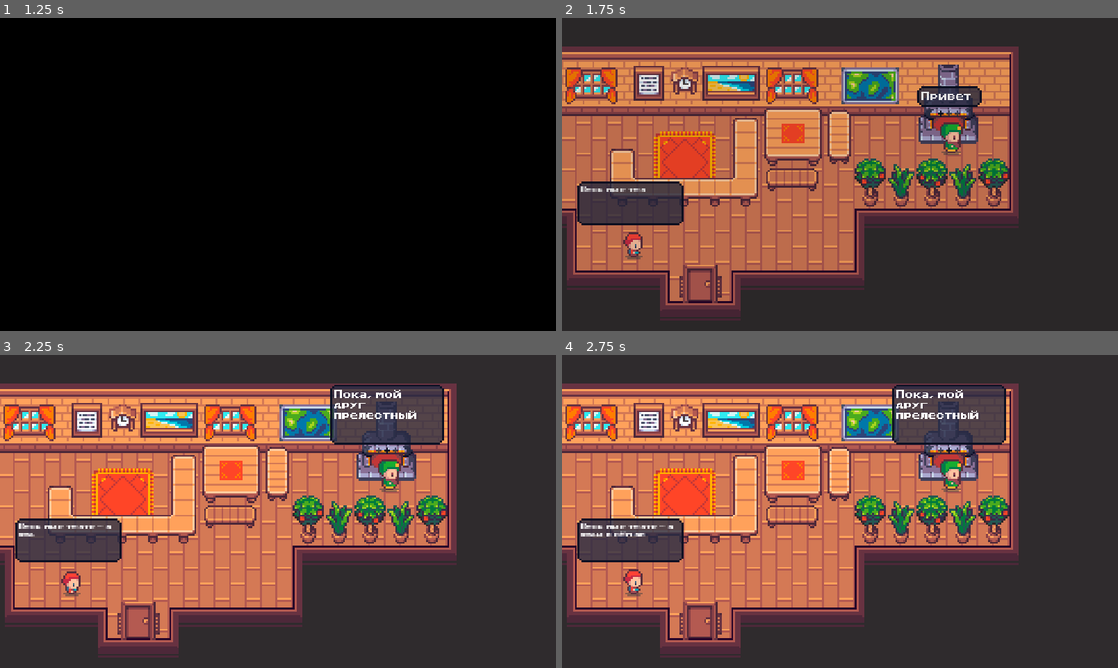
Above: before the commit, frames 1-4 (two rows, left to right).
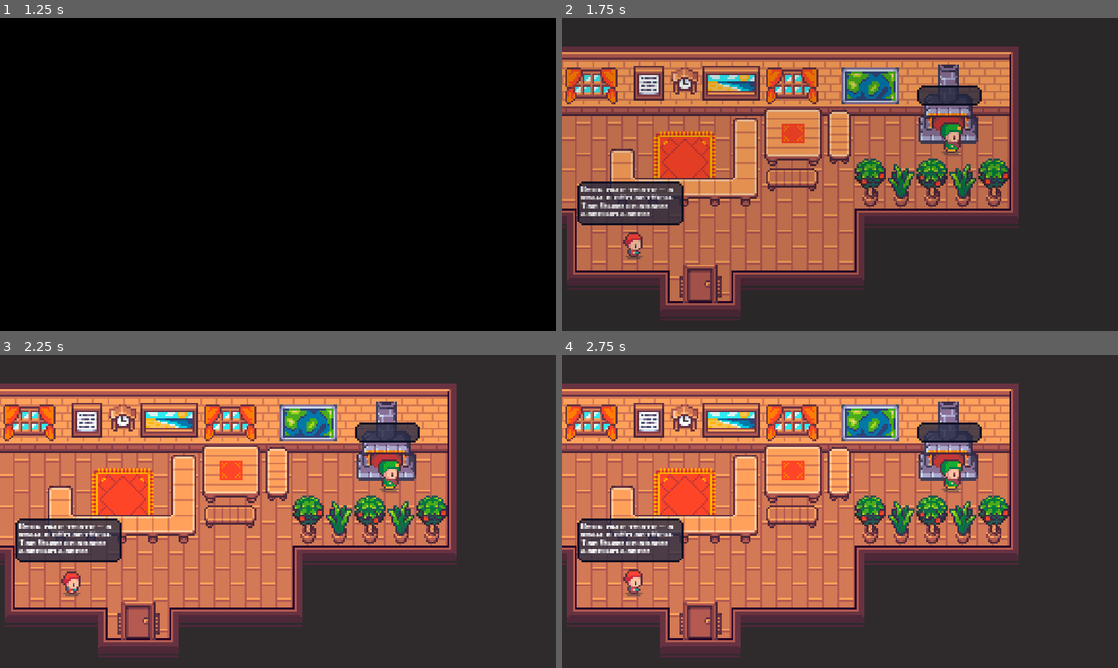
Above: after the commit, the same moments.

Repository: NepiC09/ASPI-PROLOGUE
Game: Godot game, scene res://GUI/Main Menu/Main Menu.tscn
The game is run twice, just before and just after one commit, with the same random seed, the same clock (stepped at 60 frames per second) and the same inputs.
Inputs (mouse positions are in pixels of both pictures, inside the frame that each line leads up to):
- Up to frame 1 (1.25 s): click "NEW GAME" at 0.5 s
- Up to frame 2 (1.75 s): click (928, 115) at 1.27 s
- Up to frame 3 (2.25 s): click (405, 452) at 2.02 s
- Up to frame 4 (2.75 s): no input

Frame 1 is identical in both runs. In frame 2, 0.9% of the frame differs, in the area x 3-76%, y 21-64%; in frame 3, 3.8%, in the area x 3-80%, y 9-64%; in frame 4, 3.8%.

Commit message:
dialog remake v0.65

Diff:
--- a/Characters/Player/Player.gd
+++ b/Characters/Player/Player.gd
@@ -25,11 +25,6 @@
 func _ready():
 	_playerStats.player = self #установка глобальной ссылки на игрока
 	position = _playerStats.spawnPosition #спавн игрока в нужной позиции
-
-	textBox.numberOfAnswers = 3
-	textBox._speach1 = "Привет"
-	textBox._speach2 = "Пока, мой друг прелестный"
-	textBox._speach3 = "Ой, скучно мне очень, новая линия линия"
 
 func _physics_process(delta):
 	match state:
--- a/Characters/Player/Player.tscn
+++ b/Characters/Player/Player.tscn
@@ -263,7 +263,7 @@
 parameters/Run/blend_position = Vector2( 0, 0 )
 
 [node name="TextBox" type="Node2D" parent="."]
-position = Vector2( 0, -57 )
+position = Vector2( 0, -58 )
 script = ExtResource( 7 )
 
 [node name="BackPanel" type="PanelContainer" parent="TextBox"]
@@ -283,40 +283,11 @@
 size_flags_vertical = 0
 custom_fonts/normal_font = ExtResource( 8 )
 bbcode_enabled = true
-bbcode_text = "Привет"
-text = "Привет"
 fit_content_height = true
 scroll_active = false
 
-[node name="Speach2" type="RichTextLabel" parent="TextBox/BackPanel"]
-margin_left = 6.0
-margin_top = 6.0
-margin_right = 94.0
-margin_bottom = 25.0
-size_flags_horizontal = 3
-size_flags_vertical = 0
-custom_fonts/normal_font = ExtResource( 8 )
-bbcode_enabled = true
-bbcode_text = "Привет"
-text = "Привет"
-fit_content_height = true
-scroll_active = false
-
-[node name="Speach3" type="RichTextLabel" parent="TextBox/BackPanel"]
-margin_left = 6.0
-margin_top = 6.0
-margin_right = 94.0
-margin_bottom = 25.0
-size_flags_horizontal = 3
-size_flags_vertical = 0
-custom_fonts/normal_font = ExtResource( 8 )
-bbcode_enabled = true
-bbcode_text = "Привет"
-text = "Привет"
-fit_content_height = true
-scroll_active = false
-
 [node name="LeftButton" type="Button" parent="TextBox"]
+visible = false
 self_modulate = Color( 0.14902, 0.168627, 0.266667, 1 )
 margin_left = -39.0
 margin_top = -8.0
@@ -329,6 +300,7 @@
 custom_styles/normal = SubResource( 25 )
 
 [node name="RightButton" type="Button" parent="TextBox"]
+visible = false
 self_modulate = Color( 0.14902, 0.168627, 0.266667, 1 )
 margin_left = 39.0
 margin_top = -8.0
@@ -349,27 +321,29 @@
 alignment = 1
 
 [node name="Select1" type="Control" parent="TextBox/SelectContainer"]
-modulate = Color( 0.14902, 0.168627, 0.266667, 1 )
-margin_left = 2.0
-margin_right = 11.0
-margin_bottom = 9.0
-rect_min_size = Vector2( 9, 9 )
-
-[node name="NonSelected" type="Sprite" parent="TextBox/SelectContainer/Select1"]
-texture = ExtResource( 5 )
-centered = false
-
-[node name="Selected" type="Sprite" parent="TextBox/SelectContainer/Select1"]
-texture = ExtResource( 6 )
-centered = false
-
-[node name="Select2" type="Control" parent="TextBox/SelectContainer"]
+visible = false
 modulate = Color( 0.14902, 0.168627, 0.266667, 1 )
 margin_left = 15.0
 margin_right = 24.0
 margin_bottom = 9.0
 rect_min_size = Vector2( 9, 9 )
 
+[node name="NonSelected" type="Sprite" parent="TextBox/SelectContainer/Select1"]
+texture = ExtResource( 5 )
+centered = false
+
+[node name="Selected" type="Sprite" parent="TextBox/SelectContainer/Select1"]
+texture = ExtResource( 6 )
+centered = false
+
+[node name="Select2" type="Control" parent="TextBox/SelectContainer"]
+visible = false
+modulate = Color( 0.14902, 0.168627, 0.266667, 1 )
+margin_left = 15.0
+margin_right = 24.0
+margin_bottom = 9.0
+rect_min_size = Vector2( 9, 9 )
+
 [node name="NonSelected" type="Sprite" parent="TextBox/SelectContainer/Select2"]
 texture = ExtResource( 5 )
 centered = false
@@ -380,9 +354,10 @@
 centered = false
 
 [node name="Select3" type="Control" parent="TextBox/SelectContainer"]
+visible = false
 modulate = Color( 0.14902, 0.168627, 0.266667, 1 )
-margin_left = 28.0
-margin_right = 37.0
+margin_left = 22.0
+margin_right = 31.0
 margin_bottom = 9.0
 rect_min_size = Vector2( 9, 9 )
 
@@ -397,5 +372,6 @@
 
 [node name="Timer" type="Timer" parent="TextBox"]
 
+[connection signal="resized" from="TextBox/BackPanel/Speach1" to="TextBox" method="_on_Speach1_resized"]
 [connection signal="pressed" from="TextBox/LeftButton" to="TextBox" method="_on_LeftButton_pressed"]
 [connection signal="pressed" from="TextBox/RightButton" to="TextBox" method="_on_RightButton_pressed"]
--- a/Characters/Player/TextBox.gd
+++ b/Characters/Player/TextBox.gd
@@ -1,17 +1,20 @@
 extends Node2D
 
+onready var backPanel = $BackPanel
 onready var speach1Text = $BackPanel/Speach1
-onready var speach3Text = $BackPanel/Speach2
-onready var speach2Text = $BackPanel/Speach3
-onready var backPanel = $BackPanel
+
+onready var leftButton = $LeftButton
+onready var rightButton = $RightButton
+
+onready var select1 = $SelectContainer/Select1
+onready var select2 = $SelectContainer/Select2
+onready var select3 = $SelectContainer/Select3
+onready var select1Sprite = $SelectContainer/Select1/Selected
+onready var select2Sprite = $SelectContainer/Select2/Selected
+onready var select3Sprite = $SelectContainer/Select3/Selected
 
 onready var timer = $Timer
 
-onready var leftButton = $LeftButton
-onready var rightButton = $RightButton
-onready var select1 = $SelectContainer/Select1/Selected
-onready var select2 = $SelectContainer/Select2/Selected
-onready var select3 = $SelectContainer/Select3/Selected
 
 var currentSpeach = 1 setget set_currentSpeach
 var numberOfAnswers = 1 setget set_numberOfAnswers
@@ -29,62 +32,54 @@
 	if Input.is_action_just_pressed("ui_right"):
 		rightButton.emit_signal("pressed")
 
-func _ready():
-	speach1Text.visible = false
-	speach2Text.visible = false
-	speach3Text.visible = false
-
 
 func set_speach1(value):
 	_speach1 = value
 	speach1Text.bbcode_text = _speach1
+	set_numberOfAnswers(1)
 
 func set_speach2(value):
 	_speach2 = value
-	speach2Text.bbcode_text = _speach2
+	set_numberOfAnswers(2)
 
 func set_speach3(value):
 	_speach3 = value
-	speach3Text.bbcode_text = _speach3
+	set_numberOfAnswers(3)
 
 func set_currentSpeach(value):
 	currentSpeach = value
-	var lines = 0
 	match currentSpeach:
 		1:
-			speach1Text.visible = true
-			speach2Text.visible = false
-			speach3Text.visible = false
-			select1.visible = true
-			select2.visible = false
-			select3.visible = false
+			speach1Text.bbcode_text = _speach1
+			select1Sprite.visible = true
+			select2Sprite.visible = false
+			select3Sprite.visible = false
 			set_x_size(len(_speach1))
-			lines = ceil(speach1Text.rect_size.y/19)
 		2:
-			speach2Text.visible = true
-			speach1Text.visible = false
-			speach3Text.visible = false
-			select1.visible = false
-			select2.visible = true
-			select3.visible = false
+			speach1Text.bbcode_text = _speach2
+			select1Sprite.visible = false
+			select2Sprite.visible = true
+			select3Sprite.visible = false
 			set_x_size(len(_speach2))
-			lines = ceil(speach2Text.rect_size.y/19)
 		3:
-			speach3Text.visible = true
-			speach1Text.visible = false
-			speach2Text.visible = false
-			select1.visible = false
-			select2.visible = false
-			select3.visible = true
+			speach1Text.bbcode_text = _speach3
+			select1Sprite.visible = false
+			select2Sprite.visible = false
+			select3Sprite.visible = true
 			set_x_size(len(_speach3))
-			lines = ceil(speach3Text.rect_size.y/19)
-	set_y_size(lines - 1)
-	print(lines)
 
 func set_numberOfAnswers(value: int):
 	numberOfAnswers = value
-	print("Number of answers: "+ str(numberOfAnswers))
-	pass
+	if numberOfAnswers == 1:
+		position.y = -36
+	if numberOfAnswers >= 2:
+		position.y = -58
+		select1.visible = true
+		select2.visible = true
+		leftButton.visible = true
+		rightButton.visible = true
+	if numberOfAnswers == 3:
+		select3.visible = true
 
 func set_x_size(value):
 	var count = clamp(value, 6, 17) - 6
@@ -93,8 +88,8 @@
 
 
 func set_y_size(value):
-	backPanel.rect_size.y = 32 + value*15
-	backPanel.rect_position.y = -43 - value*15
+	backPanel.rect_size.y = 31 + value*15
+	backPanel.rect_position.y = -43 - (backPanel.rect_size.y - 31)
 
 
 func _on_LeftButton_pressed():
@@ -103,3 +98,8 @@
 
 func _on_RightButton_pressed():
 	set_currentSpeach(min(currentSpeach +1 , numberOfAnswers))
+
+
+func _on_Speach1_resized():
+	var lines = ceil(speach1Text.rect_size.y/19)
+	set_y_size( lines - 1)
